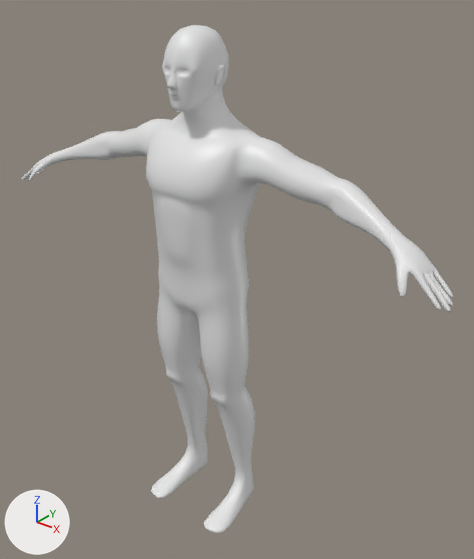
A saved change to the Blender file Assets/Models/Characters/warrior.blend.
Camera for both pictures: a 50 mm camera at (1.322, -1.471, 1.878) aimed at (0.077, 0.086, 0.913). Arrows for +X, +Y and +Z are at lower left; the lights stay in place.
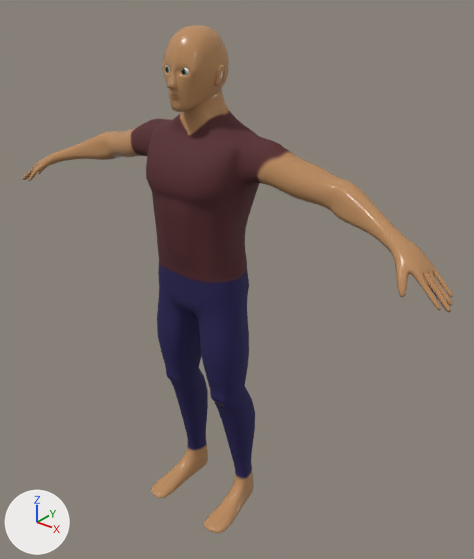
What changed in the scene script:
```text
Add img_rough:
    img_rough = load_image('Rough', 'textures/Rough.png', 1024, 1024, 'sRGB')
Add img_skin:
    img_skin = load_image('Skin', 'textures/Skin.png', 1024, 1024, 'sRGB')
Add img_eyes2_png:
    img_eyes2_png = load_image('eyes2.png', 'textures/eyes2.png', 1000, 857, 'sRGB')
Change mat_material:
    add n2 = _N.new('ShaderNodeTexImage'); n2.name = 'Image Texture.001'
    add n2.image = img_skin
    where n1 = _N.new('ShaderNodeBsdfPrincipled'); n1.name = 'Principled BSDF'
    remove n1.inputs[2].default_value = 0.4  # 'Roughness'
    add n1.inputs[13].default_value = 0.218  # 'Specular IOR Level'
    add n3 = _N.new('ShaderNodeTexImage'); n3.name = 'Image Texture.002'
    add n3.image = img_rough
    add _L.new(n2.outputs[0], n1.inputs[0])  # 'Color' to 'Base Color'
    add _L.new(n3.outputs[0], n1.inputs[2])  # 'Color' to 'Roughness'
Add mat_material_001:
    mat_material_001 = principled_material('Material.001')
    mat_material_001.texture = img_eyes2_png
    mat_material_001.metallic = 1.0
Change me_cube:
    where me_cube.from_pydata(...)  # 5048 vertices, 5048 faces; spans x -0.86..0.86, y -0.16..0.14, z 0.0..1.72
    used by ob_cube; location = (0.0, 0.0, 0.0)
    me_cube part 1: texture (UV) coordinates of 5048 of 5048 faces, centred in x -0.85..0.85, y -0.16..0.14, z 0.0..1.71, changed; they spanned u 0.0..0.92, v 0.0..0.63 and now span u 0.0..1.0, v 0.0..0.98
Add me_cube_001:
    me_cube_001.from_pydata(...)  # a UV sphere (32 segments, 16 rings, poles along z) spanning x 0.0106..0.0486, y -0.0949..-0.0569, z 1.5844..1.6225
    me_cube_001.polygons.foreach_set('use_smooth', [True] * 512)
    me_cube_001.materials.append(mat_material_001)  # picture img_eyes2_png
Add ob_cube_001:
    ob_cube_001 = bpy.data.objects.new('Cube.001', me_cube_001)
    ob_cube_001.location = (0.0, 0.0, 0.0)
    _m = ob_cube_001.modifiers.new('Mirror', 'MIRROR')
```

Where the change shows, as pixel boxes [x1, y1, x2, y2] in the pictures (474 x 559 px):
'Cube', surface changed: [22, 25, 453, 533] in both
'Cube.001', added: after [165, 65, 189, 75]
